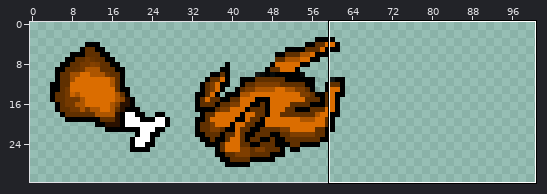
Two states of a sprite sheet, demos/chicken-cooker-sheets/img/ccsheets-32/1.png. The picture above shows the old version from afar; the outline marks the close-up.
Close-up. The starting point:
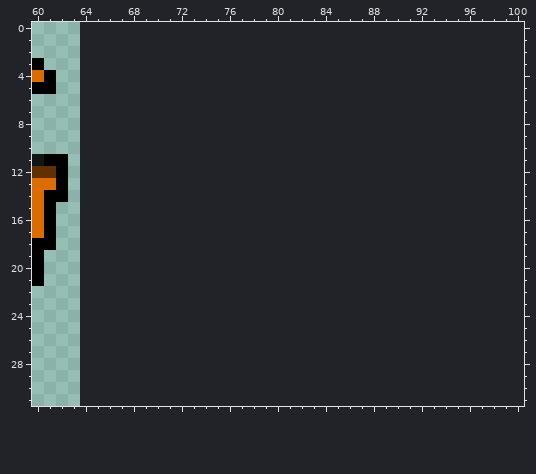
The file is 64x32 pixels. Pixels under 10% opacity are left out. Colours within 5 levels of each other are drawn and written as one. Shown: x 60..100, y 0..31. The old version is drawn lined up with the new one, on the new canvas. The wide view leaves out empty margins.
The same view after the edit:
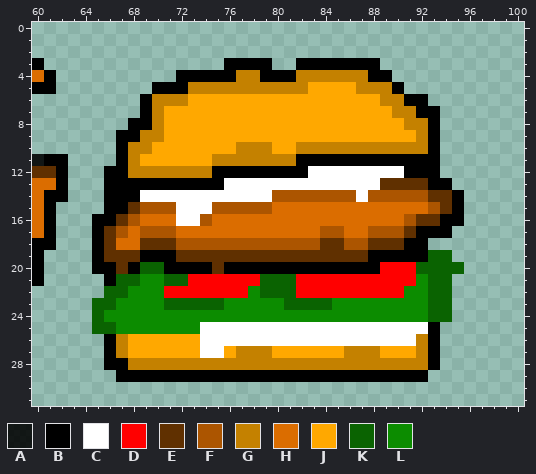
Palette (. is transparent): A #000000df  B #000000  C #ffffff  D #ff0000  E #603000  F #ac5500  G #c48100  H #db6d00  J #ffa800  K #0a6301  L #0c8c00
Change:
canvas 64x32 -> 128x32
@@ x 60..100 @@
  2 .........................................
- 3 B........................................
- 4 HB.......................................
- 5 BB.......................................
- 6 .........................................
- 7 .........................................
- 8 .........................................
- 9 .........................................
-10 .........................................
-11 ABB......................................
-12 EEB......................................
-13 HHB......................................
-14 HBB......................................
-15 HB.......................................
-16 HB.......................................
-17 HB.......................................
-18 BB.......................................
-19 B........................................
-20 B........................................
-21 B........................................
-22 .........................................
-23 .........................................
-24 .........................................
-25 .........................................
-26 .........................................
-27 .........................................
-28 .........................................
-29 .........................................
+ 3 B...............BBBB..BBBBBBB............
+ 4 HB..........BBBBBGGBBBGGGGGGBB...........
+ 5 BB........BBBGGGGGGGGGGJJJJGGGB..........
+ 6 .........BGGGJJJJJJJJJJJJJJJJGGBB........
+ 7 .........BGJJJJJJJJJJJJJJJJJJJGGBB.......
+ 8 ........BBGJJJJJJJJJJJJJJJJJJJJGGB.......
+ 9 .......BBGGJJJJJJJJJJJJJJJJJJJJJGB.......
+10 .......BGGJJJJJJJGGGJJGGGGGGGGGGGB.......
+11 ABB....BGJJJJJJGGGGGGGBBBBBBBBBBBB.......
+12 EEB...BBGGGGGGGBBBBBBBBCCCCCCCCBBB.......
+13 HHB...BBBBBBBBBBCCCCCCCCCCCCCEEEEBB......
+14 HBB...BBBCCCCCCCCCCCFFFFFFFCFFFFFEEB.....
+15 HB....BBEFFFCCCFFFFFHHHHHHHHHHHHHFEB.....
+16 HB...BBEFHHHCCFHHHHHHHHHHHHHHHHFEEBB.....
+17 HB...BEFHFFFHHHHHHHHHHHHFFHHFFFEBBB......
+18 BB...BEHHEEEFFFFFFFFFFFFEEFFEEEBB........
+19 B....BEEEBBBEEEEEEEEEEEEEEEEBBBBBKK......
+20 B....BBEBKKBBBBEBBBBBBBBBBBBBDDDKKKK.....
+21 B.....BKKLLKKDDDDDDKKKDDDDDDDDDDLKK......
+22 ......KKLLLDDDDDDDLKKKDDDDDDDDDLLKK......
+23 .....KKLLLLKKKKKLLLLLKKKKLLLLLLLLKK......
+24 .....KLLLLLLLLLLLLLLLLLLLLLLLLLLLKK......
+25 .....KKLLLLLLLCCCCCCCCCCCCCCCCCCCB.......
+26 ......BGJJJJJJCCCCCCCCCCCCCCCCCCGB.......
+27 ......BGJJJJJJCCJGGGJJJJJJGGGJJJGB.......
+28 ......BBGGGGGGGGGGGGGGGGGGGGGGGGGB.......
+29 .......BBBBBBBBBBBBBBBBBBBBBBBBBB........
 30 .........................................
Where, in picture pixels (left, top, right, bottom), the same in both close-ups:
added: (92, 58, 464, 382)
